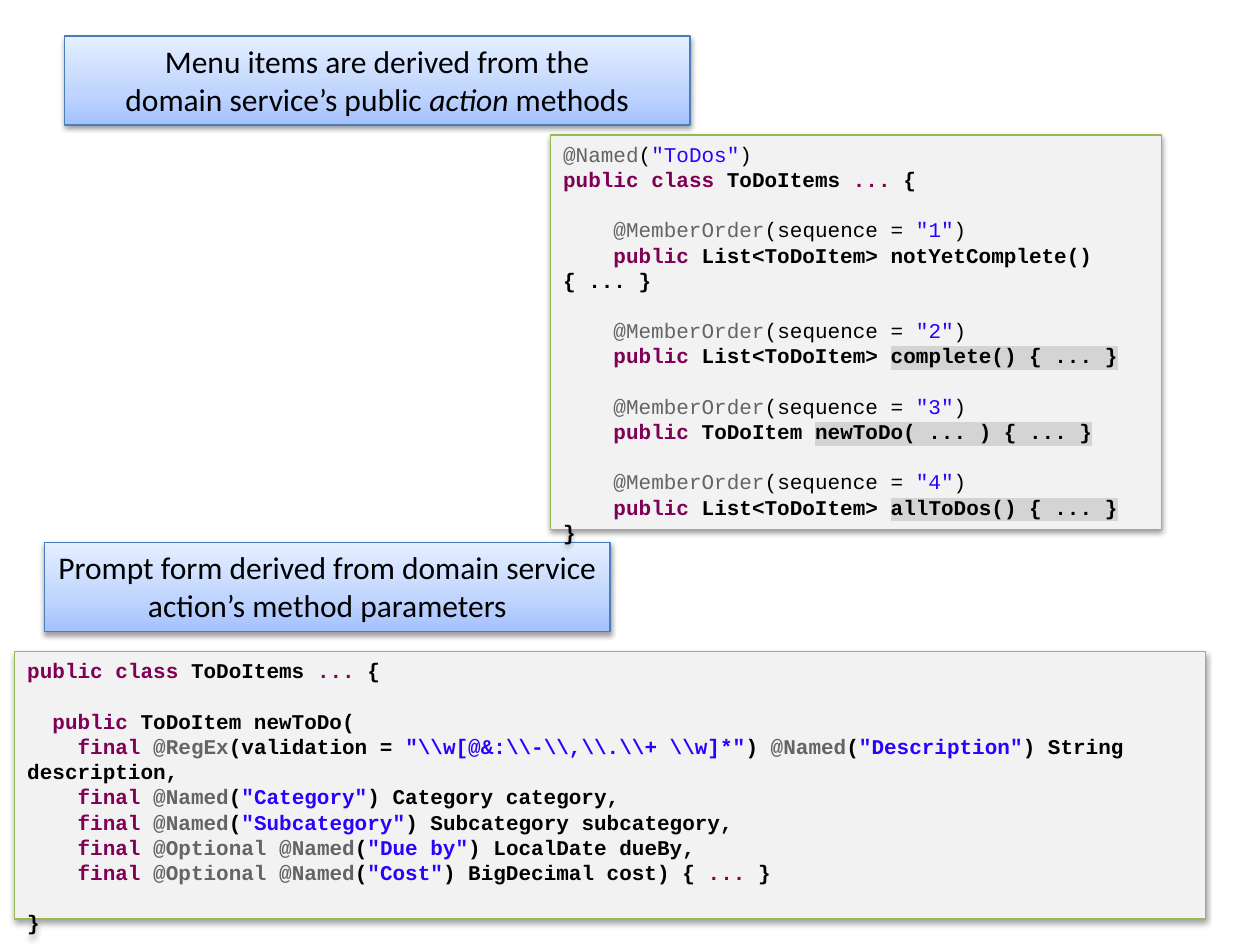
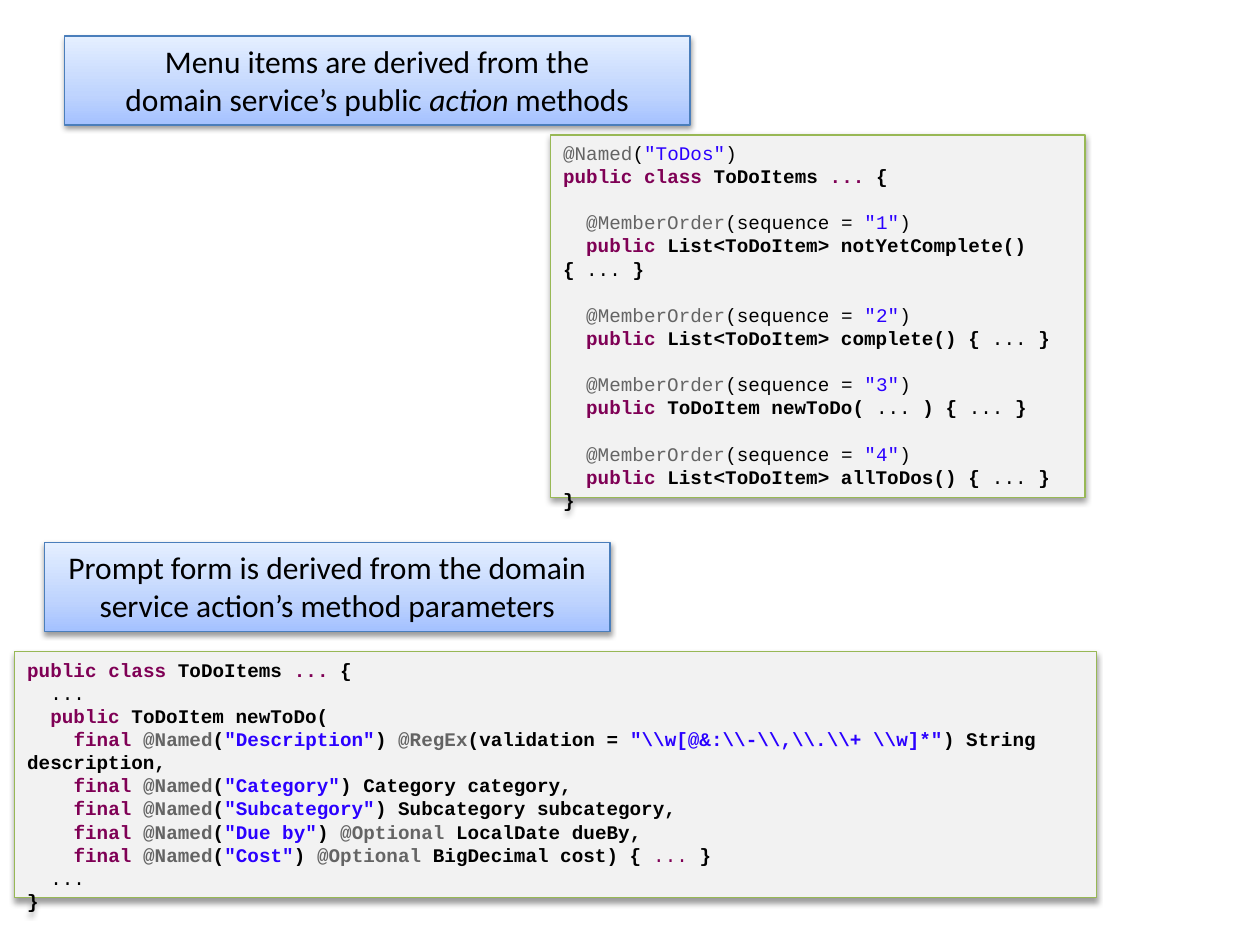
Before and after one commit to apache/causeway-site, a slide deck: slide 2 of content/images/screenshots2/screenshot-captions.pptx. Drawn at 1260x945 pixels with LibreOffice and Linux fonts; fonts in the diff are those of the drawing. Boxes give left, top, right and bottom in pixels: in the first picture for what was removed or moved away, otherwise in the second. Text is boxed around its words. In the diff, an @@ line names an element or a change of style, - is before the commit and + after.

```diff
--- a/content/images/screenshots2/screenshot-captions.pptx
+++ b/content/images/screenshots2/screenshot-captions.pptx
@@ rectangle "@Named("ToDos")": place and size @@
-rectangle "@Named("ToDos")" at box(551, 135, 1162, 529)
+rectangle "@Named("ToDos")" at box(551, 135, 1085, 498)
@@ rectangle "@Named("ToDos")" at box(551, 135, 1085, 498): size 12 to 11 pt; bold off in "...", "...", "... ...", "..."; highlight #D4D4D4 to none in "complete() { ... }", "newToDo( ... ) { ... }", "allToDos() { ... }" @@
@@ text in rectangle at box(68, 557, 586, 622): text changed @@
-Prompt form derived from domain service action’s method parameters
+Prompt form is derived from the domain service action’s method parameters
@@ text in rectangle at box(15, 651, 1096, 897): paragraph added @@
+...
@@ rectangle "public class ToDoItems ... {": place and size @@
-rectangle "public class ToDoItems ... {" at box(15, 651, 1206, 919)
+rectangle "public class ToDoItems ... {" at box(15, 651, 1096, 897)
@@ text in rectangle at box(27, 663, 676, 819): size 12 to 11 pt in "public class ToDoItems ... {", "public ToDoItem newToDo(", "final @Named("Category") Category category,", "final @Named("Subcategory") Subcategory subcategory," and 1 more places @@
@@ text in rectangle at box(27, 733, 1035, 773): text changed; size 12 to 11 pt @@
-final @RegEx(validation = "\\w[@&:\\-\\,\\.\\+ \\w]*") @Named("Description") String description,
+final @Named("Description") @RegEx(validation = "\\w[@&:\\-\\,\\.\\+ \\w]*") String description,
@@ text in rectangle at box(74, 825, 641, 866): text changed; size 12 to 11 pt @@
-final @Optional @Named("Due by") LocalDate dueBy,
-final @Optional @Named("Cost") BigDecimal cost) { ... }
+final @Named("Due by") @Optional LocalDate dueBy,
+final @Named("Cost") @Optional BigDecimal cost) { ... }
+...
```
Also in this commit, not shown: 2 other slides changed, 5 slides added, 1 slide removed, 29 other files.
